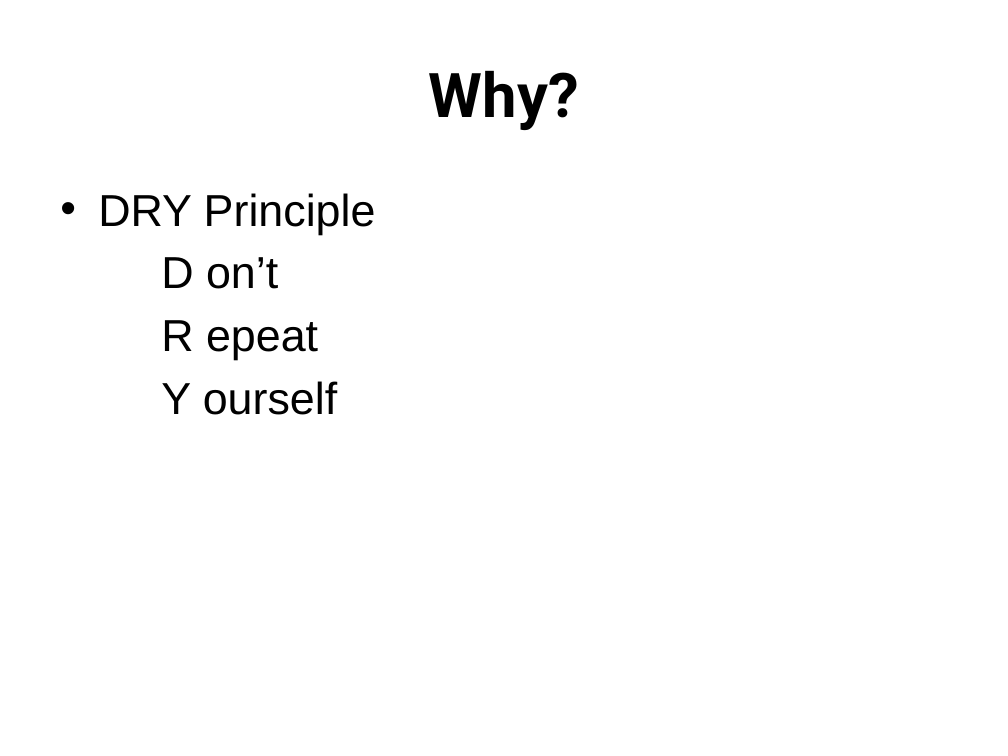
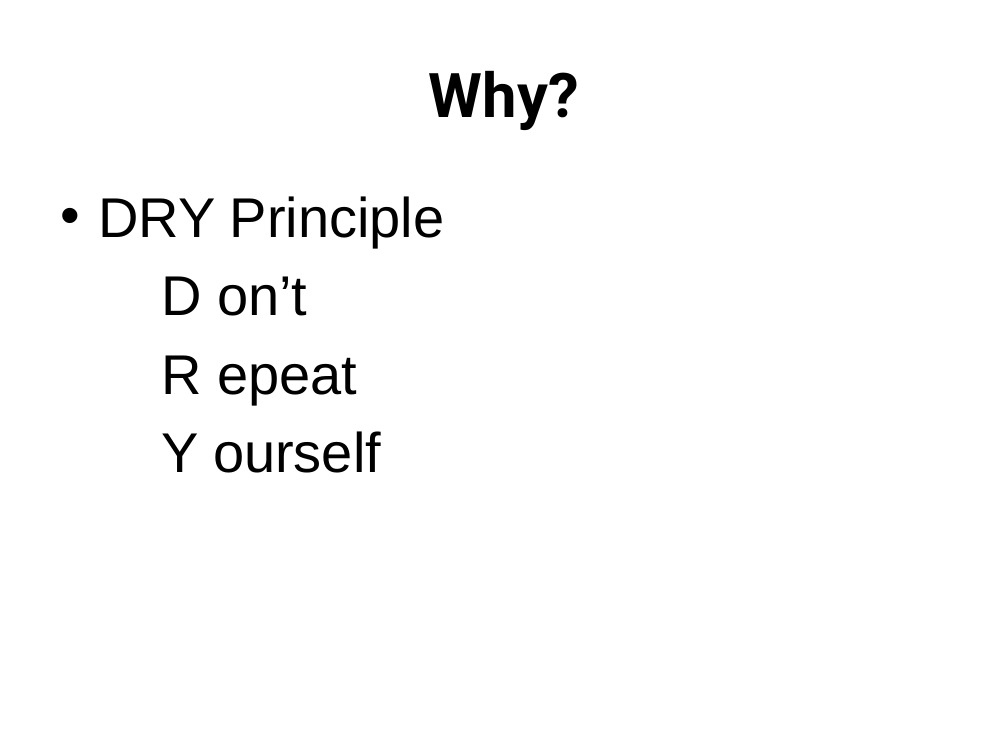
Before and after one commit to jacobladams/presentations, a slide deck: slide 7 of less-and-sass/Write LESS CSS and make it SASSier.pptx. Drawn at 1008x756 pixels with LibreOffice and Linux fonts; fonts in the diff are those of the drawing. Boxes give left, top, right and bottom in pixels: in the first picture for what was removed or moved away, otherwise in the second. Text is boxed around its words. In the diff, an @@ line names an element or a change of style, - is before the commit and + after.

```diff
--- a/less-and-sass/Write LESS CSS and make it SASSier.pptx
+++ b/less-and-sass/Write LESS CSS and make it SASSier.pptx
@@ text "DRY Principle" at <box>98,196,445,473</box>: size 32 to 40 pt; more space between paragraphs @@
```
Also in this commit, not shown: 5 other slides changed, 17 slides added, 12 slides removed.
